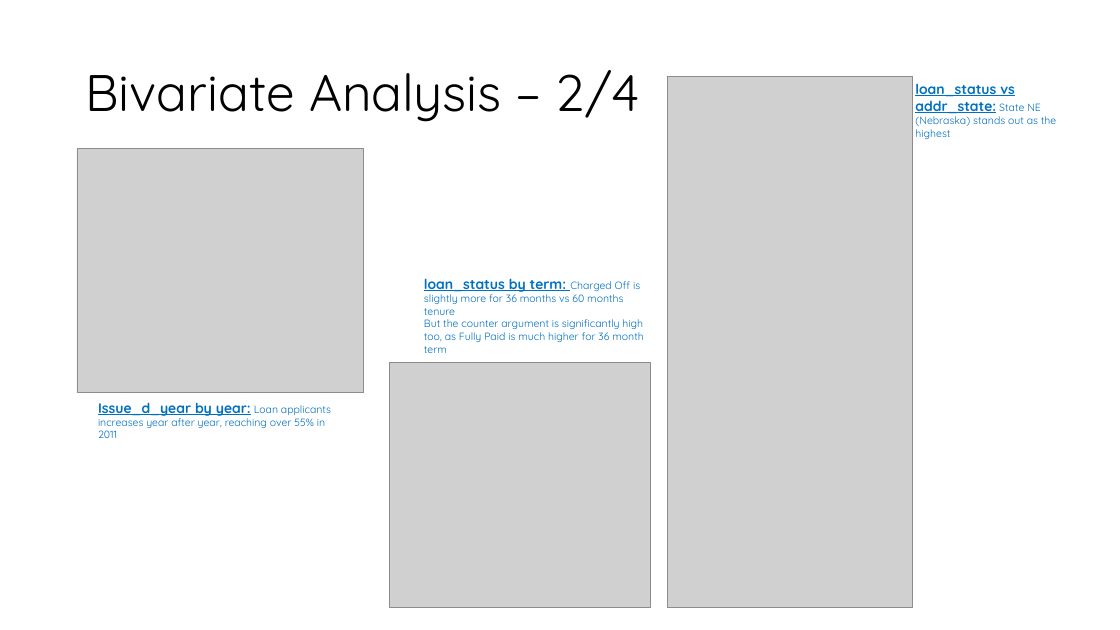
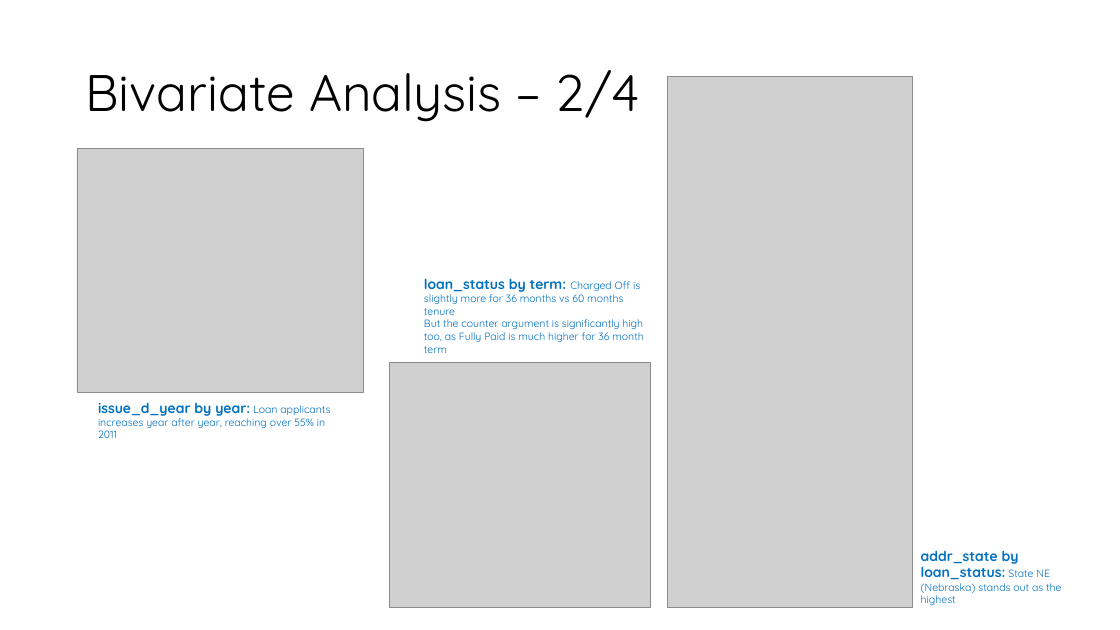
Before and after one commit to sarpsl/LendingClubCaseStudy, a slide deck: slide 12 of Syed_Abdul_Rahim.pptx. Drawn at 1120x630 pixels with LibreOffice and Linux fonts; fonts in the diff are those of the drawing; grey boxes stand for pictures. Boxes give left, top, right and bottom in pixels: in the first picture for what was removed or moved away, otherwise in the second. Text is boxed around its words. In the diff, an @@ line names an element or a change of style, - is before the commit and + after.

```diff
--- a/Syed_Abdul_Rahim.pptx
+++ b/Syed_Abdul_Rahim.pptx
@@ text at bbox=[424, 278, 640, 315]: underline off in "loan_status by term:" @@
@@ text at bbox=[98, 402, 330, 438]: text changed @@
-Issue_d_year by year: Loan applicants increases year after year, reaching over 55% in 2011
+issue_d_year by year: Loan applicants increases year after year, reaching over 55% in 2011
@@ text at bbox=[921, 550, 1061, 605]: text changed @@
-loan_status vs addr_state: State NE (Nebraska) stands out as the highest
+addr_state by loan_status: State NE (Nebraska) stands out as the highest
```
Also in this commit, not shown: 12 other slides changed, 3 slides added, 5 slides removed, 3 other files.
